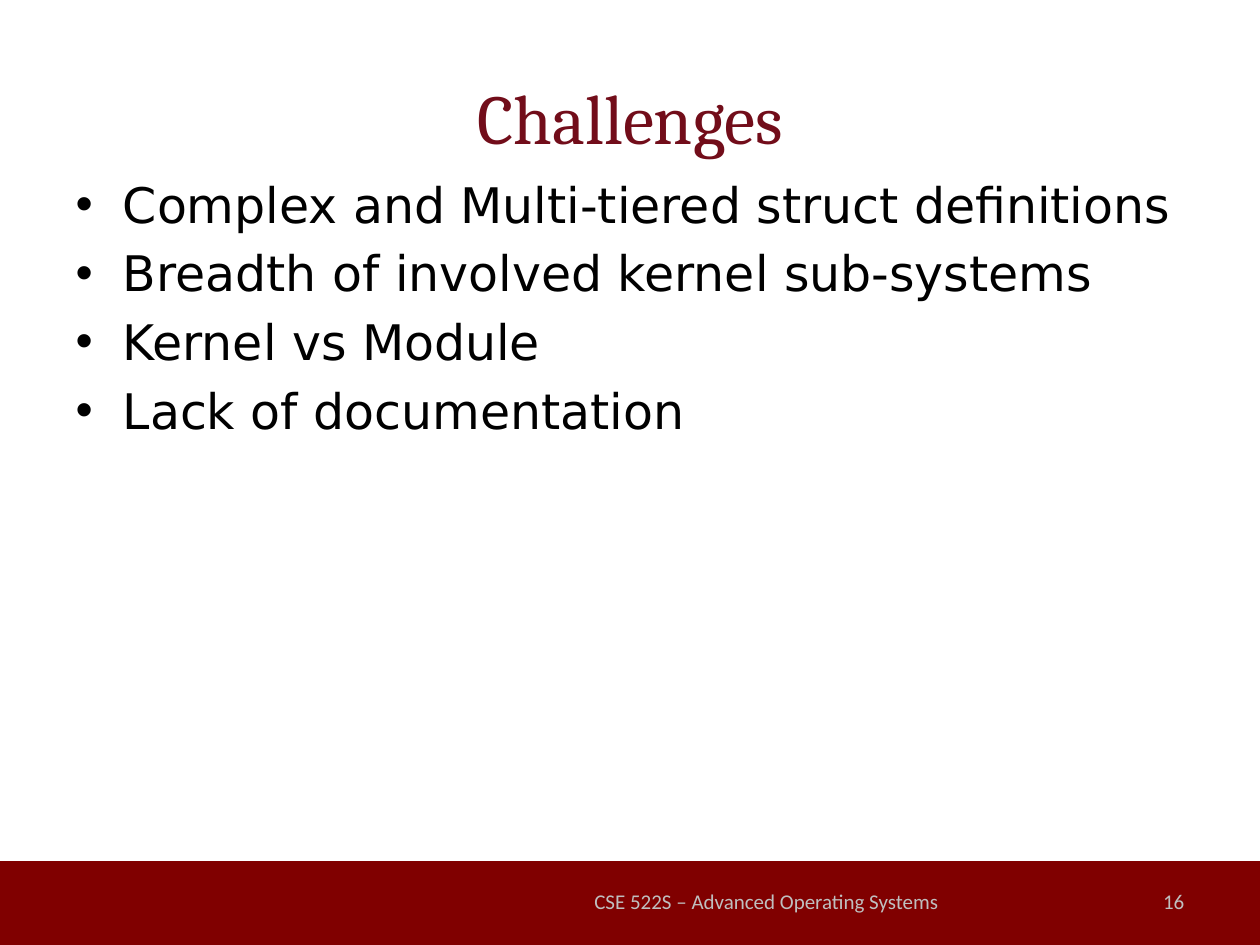
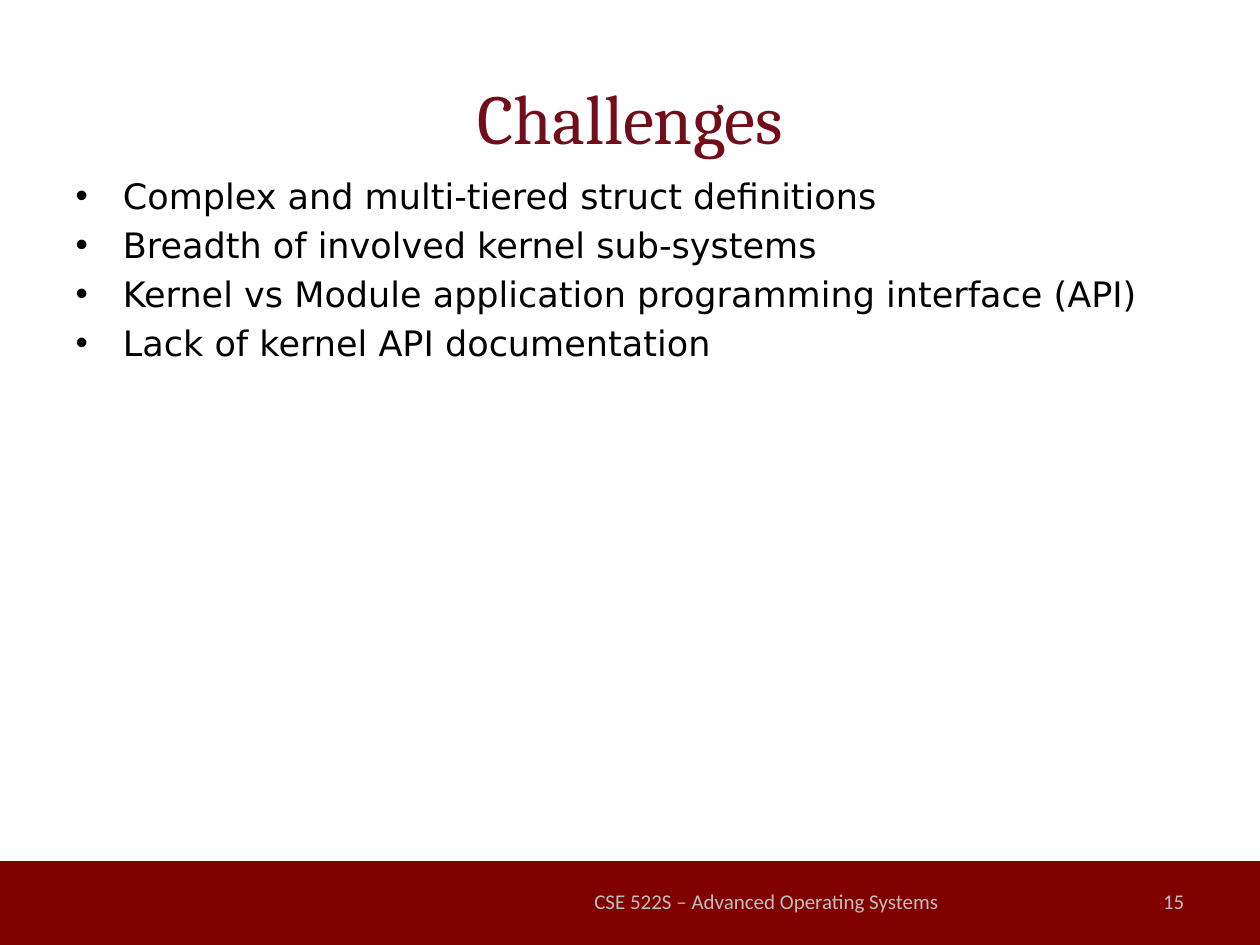
Before and after one commit to millerrt3/LinuxSuspendable, a slide deck: slide 15 of final_presentation.pptx (slide 16 before the commit). Drawn at 1260x945 pixels with LibreOffice and Linux fonts; fonts in the diff are those of the drawing; background and template pictures are left out. Boxes give left, top, right and bottom in pixels: in the first picture for what was removed or moved away, otherwise in the second. Text is boxed around its words. In the diff, an @@ line names an element or a change of style, - is before the commit and + after.

```diff
--- a/final_presentation.pptx
+++ b/final_presentation.pptx
@@ text at (x1=123, y1=182, x2=876, y2=217): text changed; size 28 to 20 pt @@
-• Complex and Multi-tiered struct definitions
+• Complex and multi-tiered struct definitions
@@ text at (x1=123, y1=231, x2=816, y2=266): size 28 to 20 pt in "Breadth of involved kernel sub-systems"; less space between paragraphs @@
@@ text at (x1=123, y1=280, x2=1137, y2=357): text changed; size 28 to 20 pt @@
-• Kernel vs Module
-• Lack of documentation
+• Kernel vs Module application programming interface (API)
+• Lack of kernel API documentation
@@ page number at (x1=1163, y1=895, x2=1184, y2=909): text changed @@
-16
+15
```
Also in this commit, not shown: 7 other slides changed, 7 other files.
